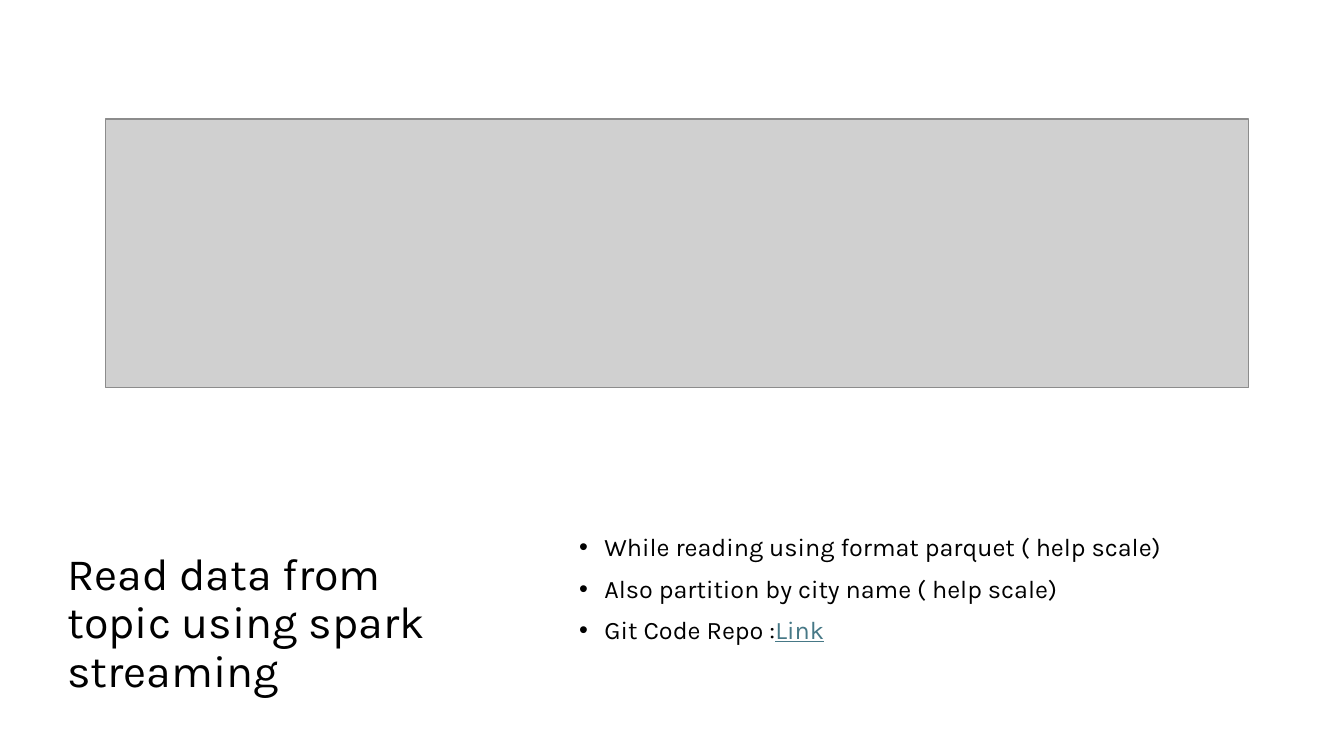
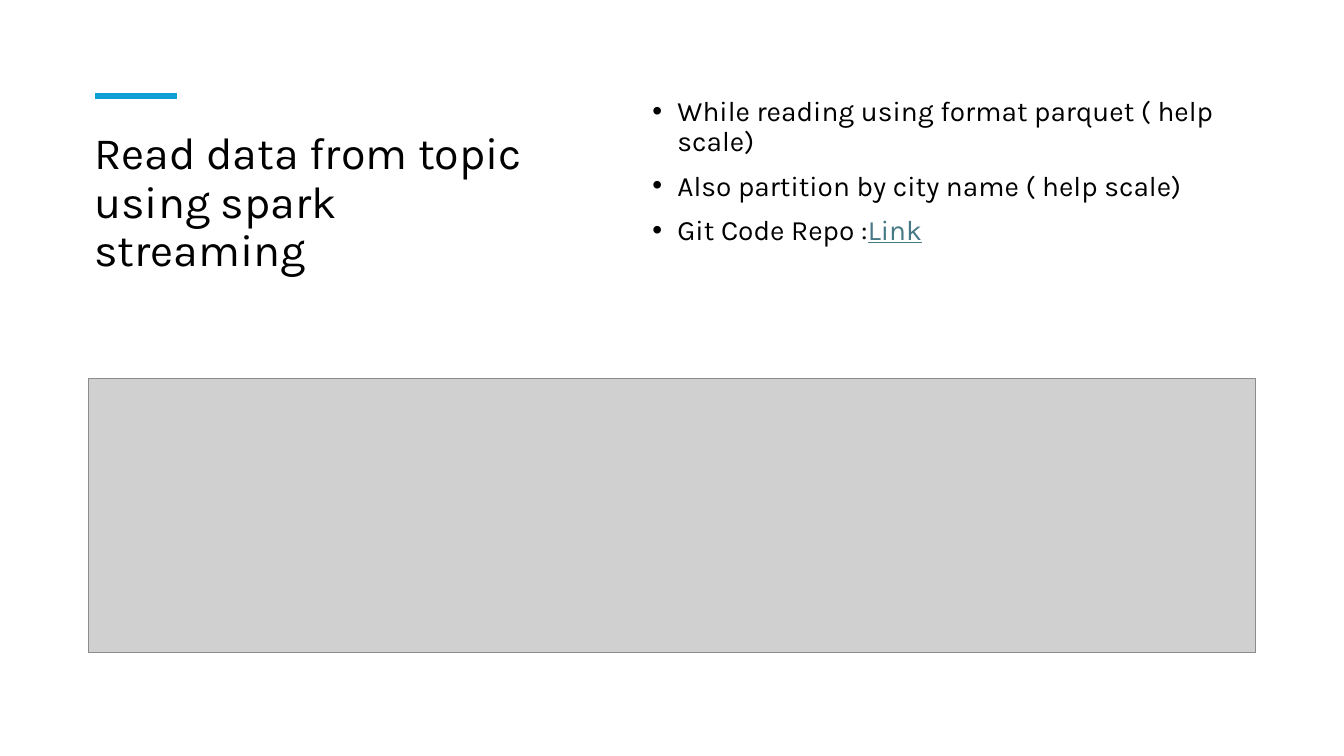
Before and after one commit to cksinghnet/Weather-Based-Grid-Optimization, a slide deck: slide 8 of DataEnggFinalProjectPPT.pptx (slide 19 before the commit). Drawn at 1344x756 pixels with LibreOffice and Linux fonts; fonts in the diff are those of the drawing; grey boxes stand for pictures. Boxes give left, top, right and bottom in pixels: in the first picture for what was removed or moved away, otherwise in the second. Text is boxed around its words. In the diff, an @@ line names an element or a change of style, - is before the commit and + after.

```diff
--- a/DataEnggFinalProjectPPT.pptx
+++ b/DataEnggFinalProjectPPT.pptx
@@ line added from (96, 96) to (176, 96), #0F9ED5 4.5 pt @@
@@ text "While reading using format parquet ...": place and size @@
-text "While reading using format parquet ..." at [604,538,1161,645]
+text "While reading using format parquet ..." at [677,101,1214,247]
@@ text "While reading using format parquet ..." at [677,101,1214,247]: size 18 to 20 pt; vertical alignment middle to top @@
@@ title "Read data from topic using ...": place and size @@
-title "Read data from topic using ..." at [67,559,425,698]
+title "Read data from topic using ..." at [94,138,522,277]
@@ title "Read data from topic using ..." at [94,138,522,277]: vertical alignment middle to top @@
@@ picture: place and size @@
-picture at [106,119,1249,387]
+picture at [89,378,1256,652]
```
Also in this commit, not shown: 6 other slides changed, 5 slides added, 12 slides removed.
